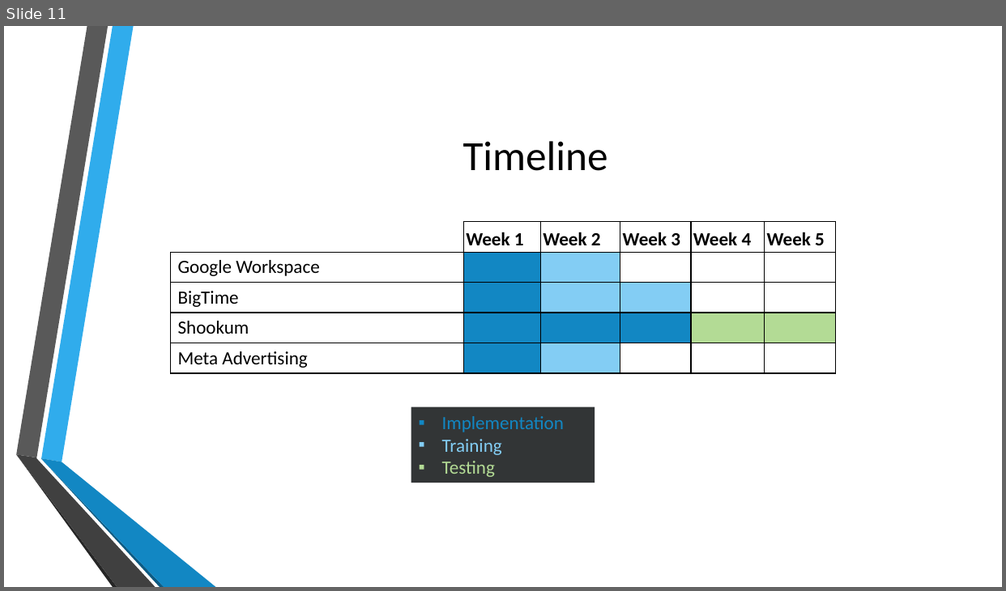
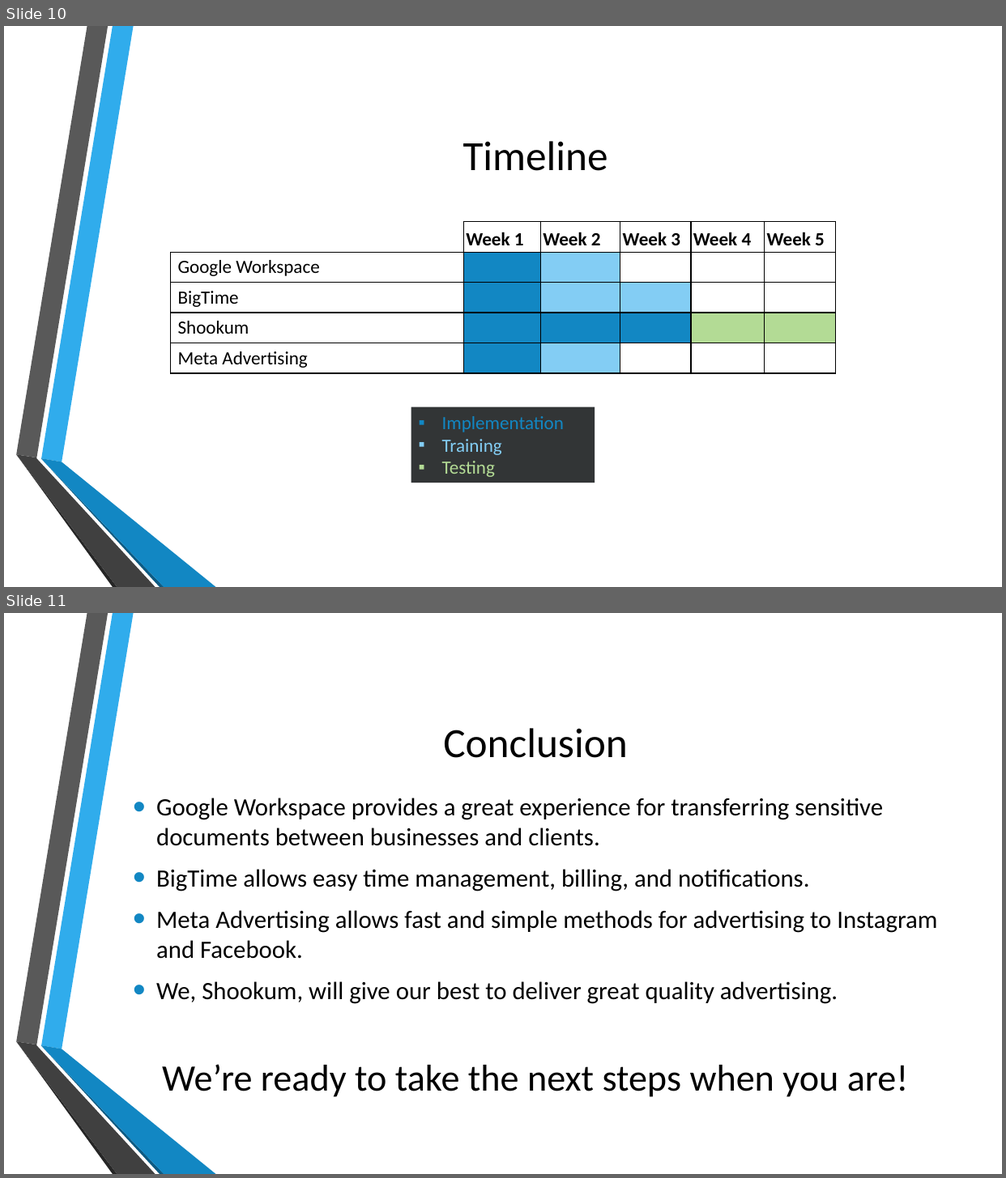
Before and after one commit to CalhounC357/4800_Tax_Boss, a slide deck: De La Riva, Bennett, Calhoun, Young; Tax_Boss.pptx. Shown one above the other, each under a label of ours: slide 11 before the commit, slides 10 and 11 after it. The pictures are 1006x591 and 1006x1178 pixels, drawn with LibreOffice and Linux fonts; fonts in the diff are those of the drawing; background and template pictures are left out. Boxes give left, top, right and bottom in pixels: in the first picture for what was removed or moved away, otherwise in the second. Text is boxed around its words. In the diff, an @@ line names an element or a change of style, - is before the commit and + after.

Commit message:
Create simple conclusion slide

```diff
--- a/De La Riva, Bennett, Calhoun, Young; Tax_Boss.pptx
+++ b/De La Riva, Bennett, Calhoun, Young; Tax_Boss.pptx
@@ slide 11 added at [4, 613, 1002, 1174], background picture (left out); not listed: 6 template elements that a slide beside it also shows @@
@@ title added at [443, 728, 627, 758], 40 pt, text #000000 @@
+Conclusion
@@ text added at [156, 798, 937, 1004], 24 pt, text #000000 @@
+• Google Workspace provides a great experience for transferring sensitive documents between businesses and clients.
+• BigTime allows easy time management, billing, and notifications.
+• Meta Advertising allows fast and simple methods for advertising to Instagram and Facebook.
+• We, Shookum, will give our best to deliver great quality advertising.
@@ text added at [162, 1064, 909, 1097], 36 pt, text #000000 @@
+We’re ready to take the next steps when you are!
@@ what was slide 11 is now slide 10 @@
```
Also in this commit, not shown: 2 slides removed.
